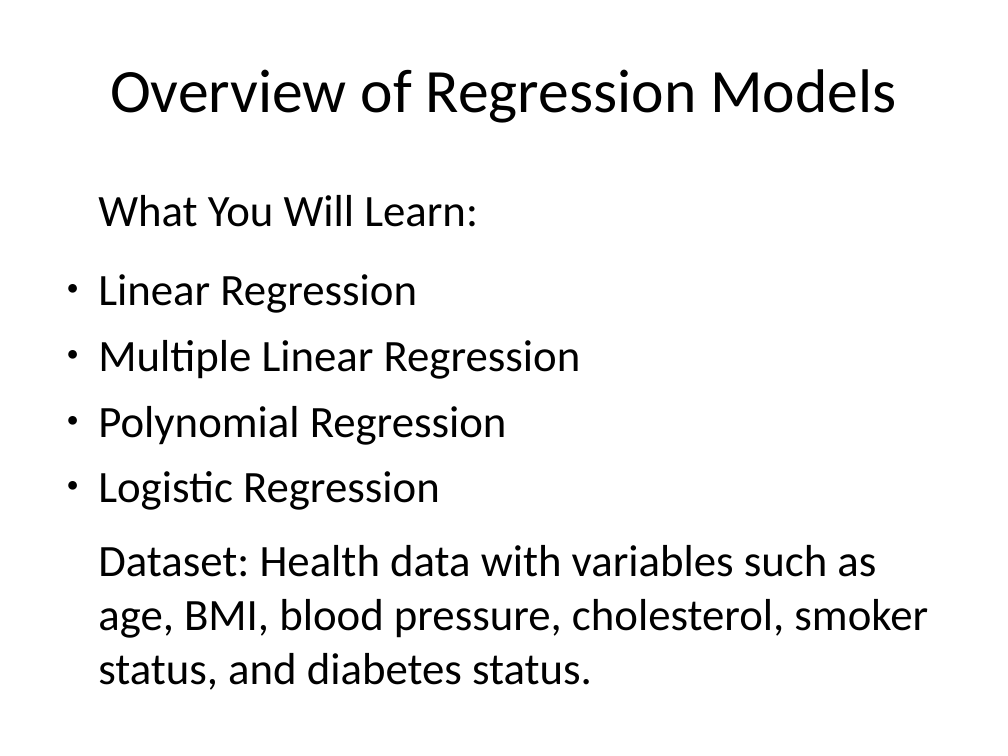
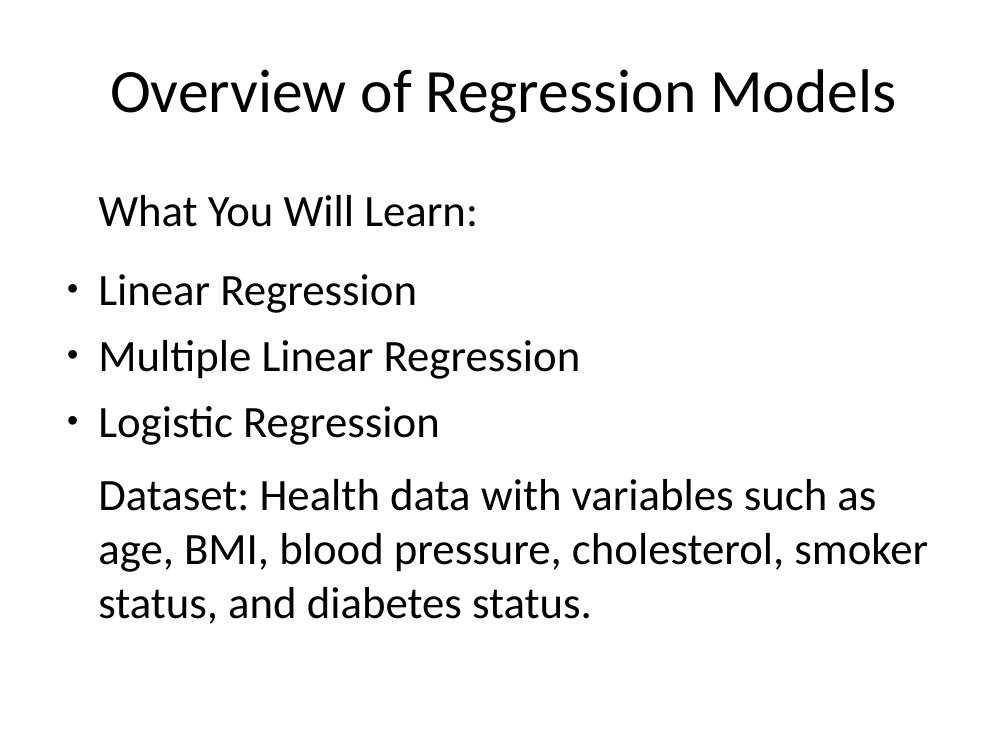
Before and after one commit to lacksinho/r-training-intro-visualization, a slide deck: slide 2 of Statistical-Modeling-and-Regression.pptx. Drawn at 1008x756 pixels with LibreOffice and Linux fonts; fonts in the diff are those of the drawing. Boxes give left, top, right and bottom in pixels: in the first picture for what was removed or moved away, otherwise in the second. Text is boxed around its words. In the diff, an @@ line names an element or a change of style, - is before the commit and + after.

```diff
--- a/Statistical-Modeling-and-Regression.pptx
+++ b/Statistical-Modeling-and-Regression.pptx
@@ text at <box>98,406,507,445</box>: paragraph removed @@
-    ● Polynomial Regression
```
Also in this commit, not shown: 6 slides removed, 5 other files.
